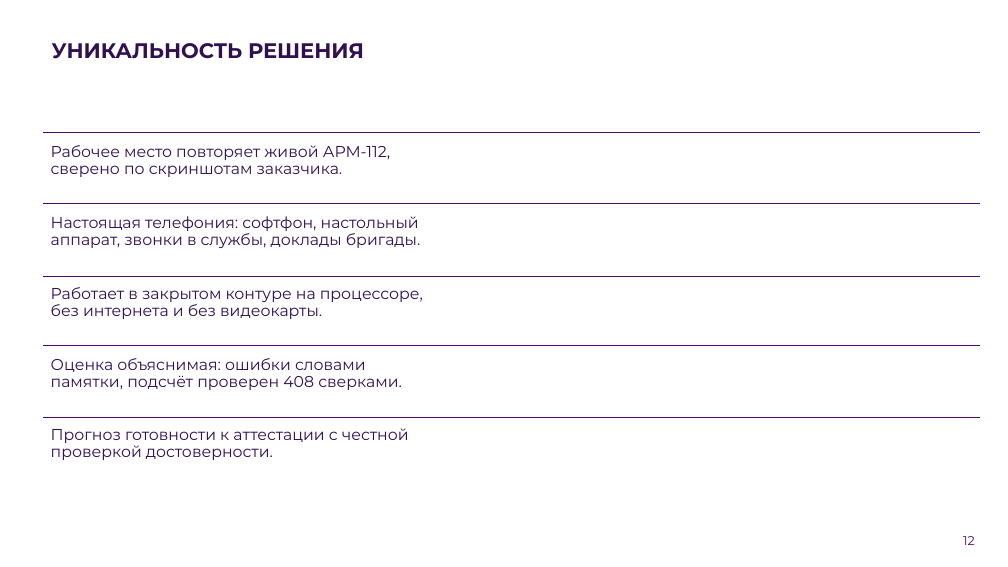
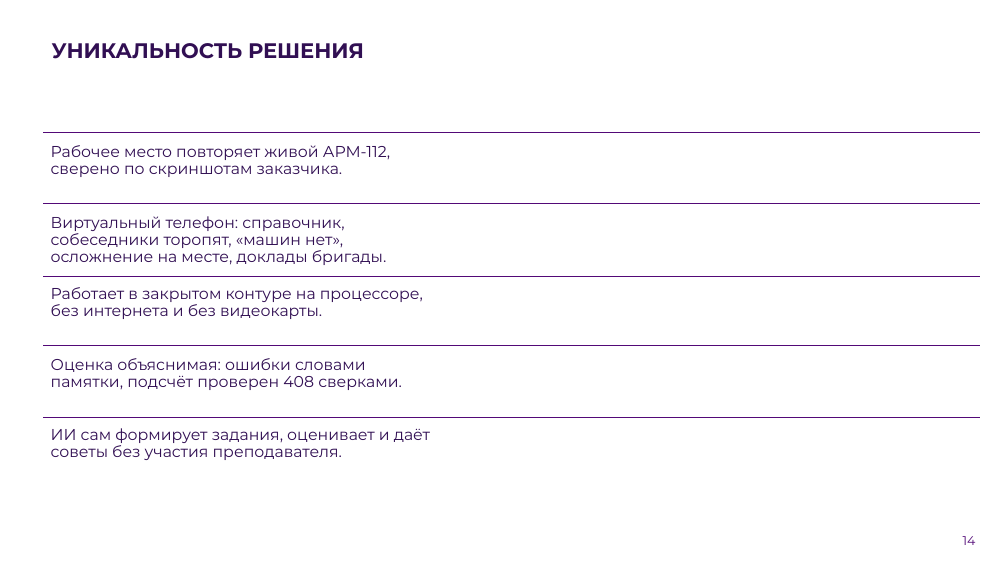
Before and after one commit to Vadik145-beep/lct-112-simulator, a slide deck: slide 14 of docs/presentation/ЛЦТ2026_Ультратех_задача9.pptx (slide 12 before the commit). Drawn at 1008x567 pixels with LibreOffice and Linux fonts; fonts in the diff are those of the drawing; background and template pictures are left out. Boxes give left, top, right and bottom in pixels: in the first picture for what was removed or moved away, otherwise in the second. Text is boxed around its words. In the diff, an @@ line names an element or a change of style, - is before the commit and + after.

Commit message:
docs: презентация финала, версия 20.10 (#268)
Переработана под рекомендации заказчика от 16.10: убран режим оператора 112,
добавлены слайды про виртуальный телефон, формирование заданий ИИ и два слайда
«Рекомендации заказчика: что сделано». Обязательные слайды шаблона сохранены.
Обновлены «Где посмотреть», «Что проверено», «Планы», описание решения.

```diff
--- a/docs/presentation/ЛЦТ2026_Ультратех_задача9.pptx
+++ b/docs/presentation/ЛЦТ2026_Ультратех_задача9.pptx
@@ text at bbox=[51, 216, 387, 265]: text changed @@
-Настоящая телефония: софтфон, настольный аппарат, звонки в службы, доклады бригады.
+Виртуальный телефон: справочник, собеседники торопят, «машин нет», осложнение на месте, доклады бригады.
@@ text at bbox=[51, 428, 430, 460]: text changed @@
-Прогноз готовности к аттестации с честной проверкой достоверности.
+ИИ сам формирует задания, оценивает и даёт советы без участия преподавателя.
@@ page number at bbox=[963, 536, 976, 545]: text changed @@
-12
+14
```
Also in this commit, not shown: 9 other slides changed, 4 slides added, 1 other file.
